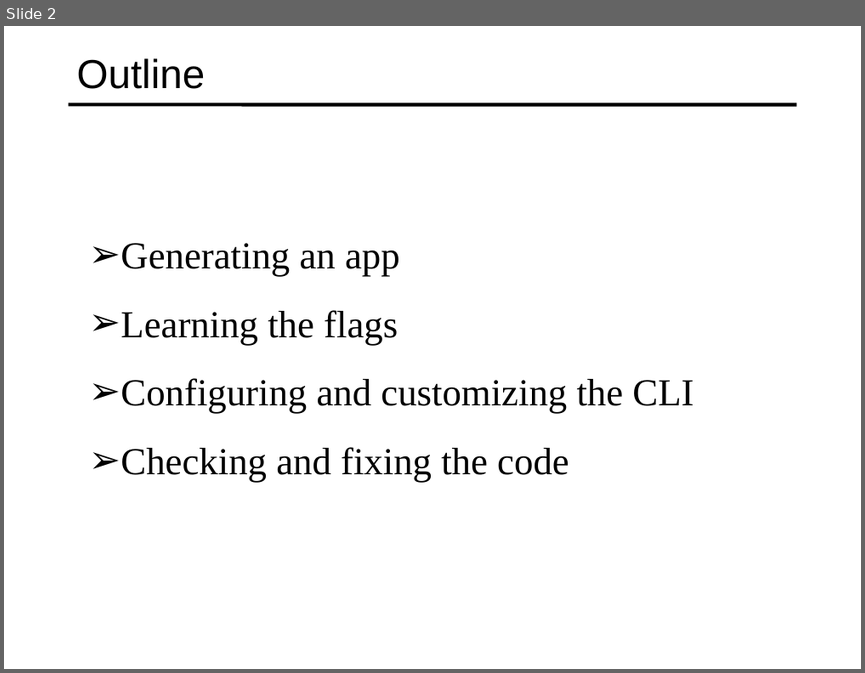
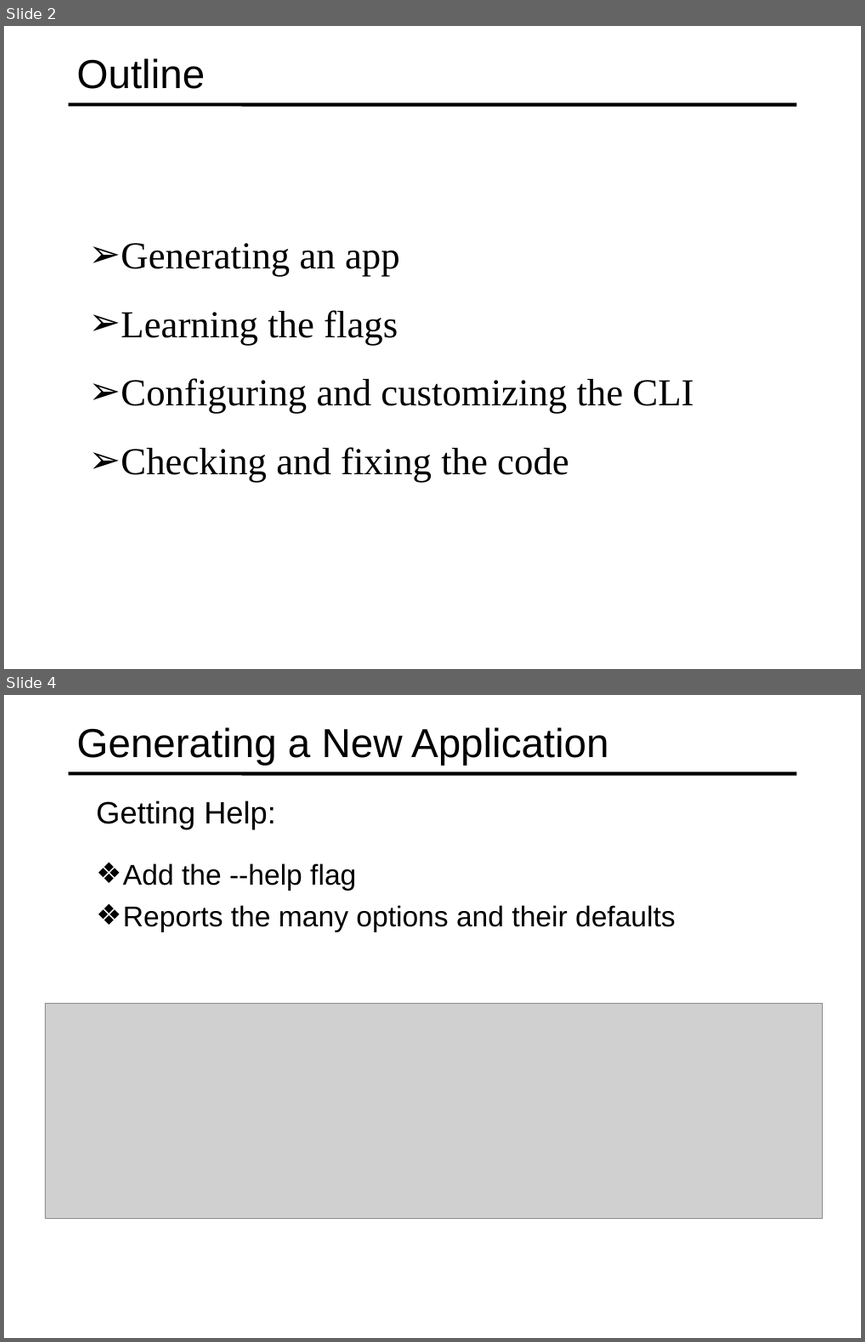
Before and after one commit to specter01wj/Jago_Link_Training, a slide deck: Angular/Angular7/Angular CLI/3.Generating a New Angular Application/L3_Generating a New Angular Application.ppt. Shown one above the other, each under a label of ours: slide 2 before the commit, slides 2 and 4 after it; the slides between them are not shown. The pictures are 865x673 and 865x1342 pixels, drawn with LibreOffice and Linux fonts; fonts in the diff are those of the drawing; grey boxes stand for pictures. Boxes give left, top, right and bottom in pixels: in the first picture for what was removed or moved away, otherwise in the second. Text is boxed around its words. In the diff, an @@ line names an element or a change of style, - is before the commit and + after.

```diff
--- a/Angular/Angular7/Angular CLI/3.Generating a New Angular Application/L3_Generating a New Angular Application.ppt
+++ b/Angular/Angular7/Angular CLI/3.Generating a New Angular Application/L3_Generating a New Angular Application.ppt
@@ slide 4 added at (x1=4, y1=695, x2=861, y2=1338), background #FFFFFF; not listed: 1 template element that a slide beside it also shows @@
@@ title added at (x1=77, y1=727, x2=608, y2=766), 34 pt, text #000000 @@
+Generating a New Application
@@ text added at (x1=96, y1=800, x2=276, y2=829), 25.9 pt, text #000000 @@
+  Getting Help:
@@ text added at (x1=123, y1=863, x2=676, y2=932), 24 pt, text #000000 @@
+  ❖ Add the --help flag
+  ❖ Reports the many options and their defaults
@@ picture added at (x1=45, y1=1004, x2=823, y2=1219) @@
```
Also in this commit, not shown: 1 slide changed, 8 other slides added, 4 slides removed, 2 other files.
